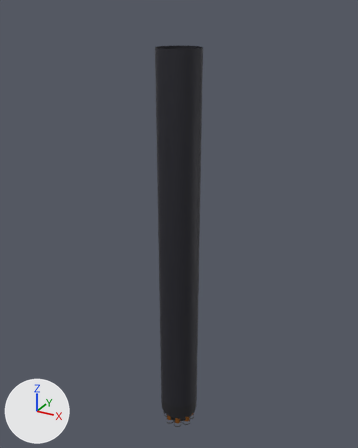
What one commit did to the glTF model assets/rockets/electrino/booster.lo.glb.
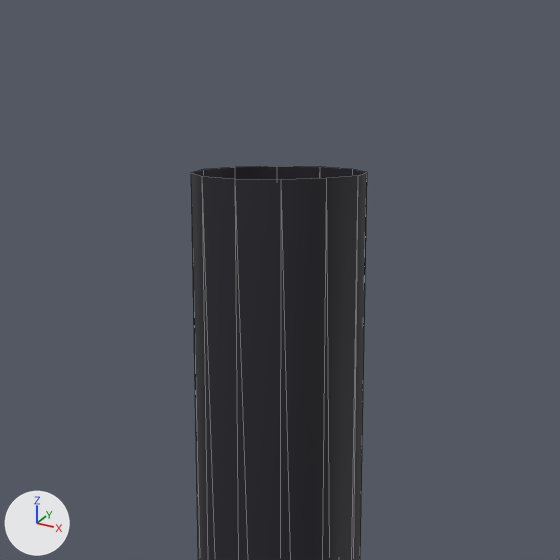
Each version appears first whole from a 50 mm camera at (6.34, -11.53, 13.02) aimed at (-0.16, 0.3, 7.11), and next in a close-up on the part from 29% to 71% of the width and 0% to 34% of the height. The lights are fixed; the arrows at lower left show +X, +Y and +Z. The last two pictures show the newer version. The close-ups show mesh edges as thin lines. Where no turn or scale is listed for an object, it has been applied to the vertices. Vertices at exactly the same position are counted once.

Objects in the first close-up: 'booster.dark'.
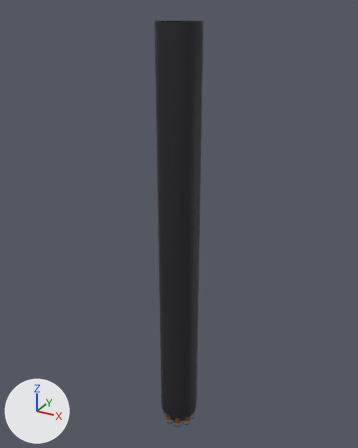
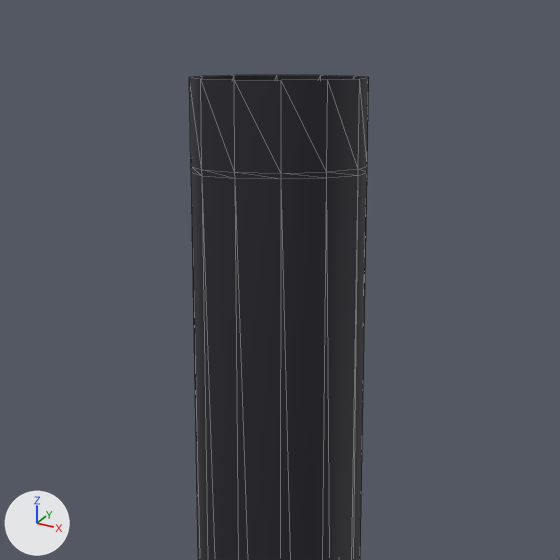
Where the newer file only moved an object's origin or applied its transform, the numbers keep the older frame.

What differs and where, as boxes (x1, y1, x2, y2) in the close-ups (560 x 560 px):
'booster.dark', reshaped: before (191, 166, 367, 560); after (189, 75, 369, 560)
part 1 of me_booster_dark, added: after (189, 75, 369, 179)

The change, as a list of edits to the scene's bpy script:
```text
Change me_booster_dark:
    used by ob_booster_dark; location = (0.0, 0.0, 6.13)
    remove me_booster_dark.from_pydata(...)  # 110 vertices, 192 faces; spans x -0.6..0.6, y -0.6..0.6, z -5.95..5.95
    add me_booster_dark.from_pydata(...)  # 134 vertices, 240 faces; spans x -0.6..0.6, y -0.6..0.6, z -5.95..6.55
    me_booster_dark part 1
    12 new vertices lie (0.0, 0.0, 0.04) away from vertices in x -0.6..0.6, y -0.6..0.6, z 5.95
    12 new vertices lie (0.0, 0.0, 0.56) away from vertices in x -0.6..0.6, y -0.6..0.6, z 5.99
    48 new faces join them
```
